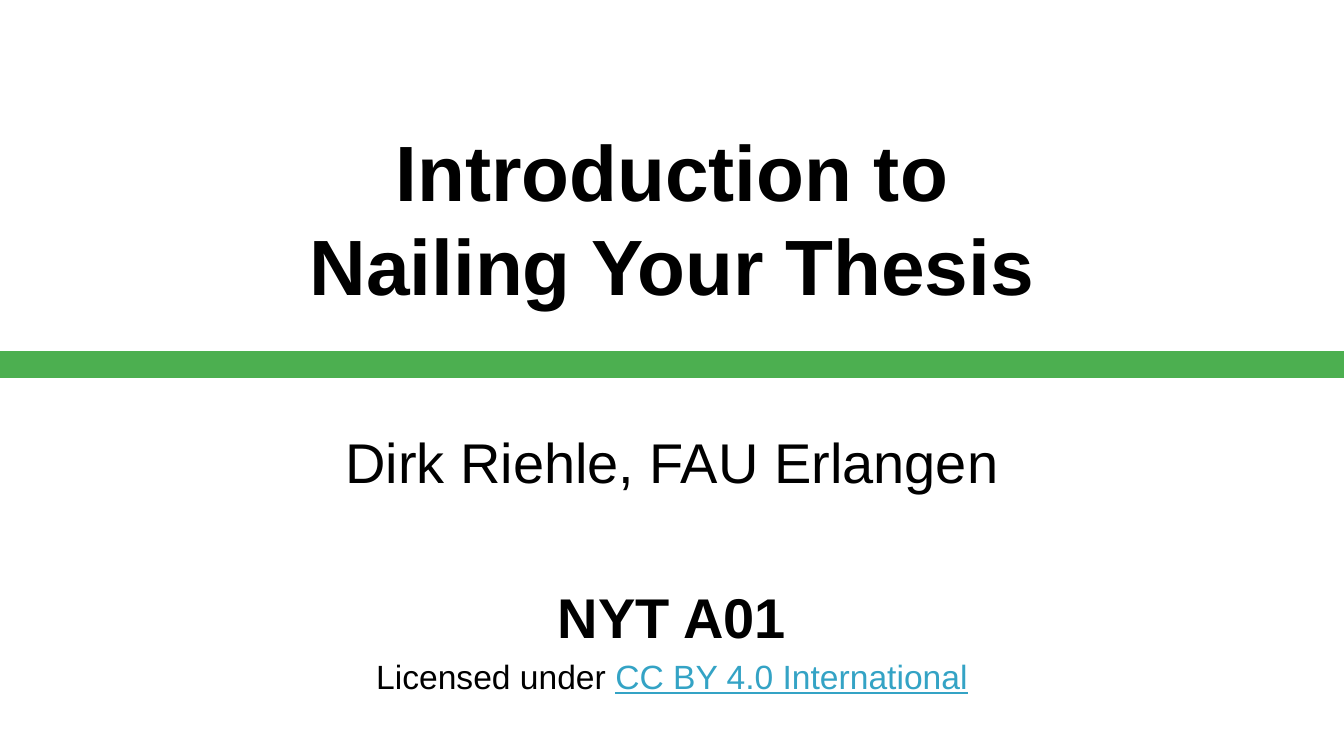
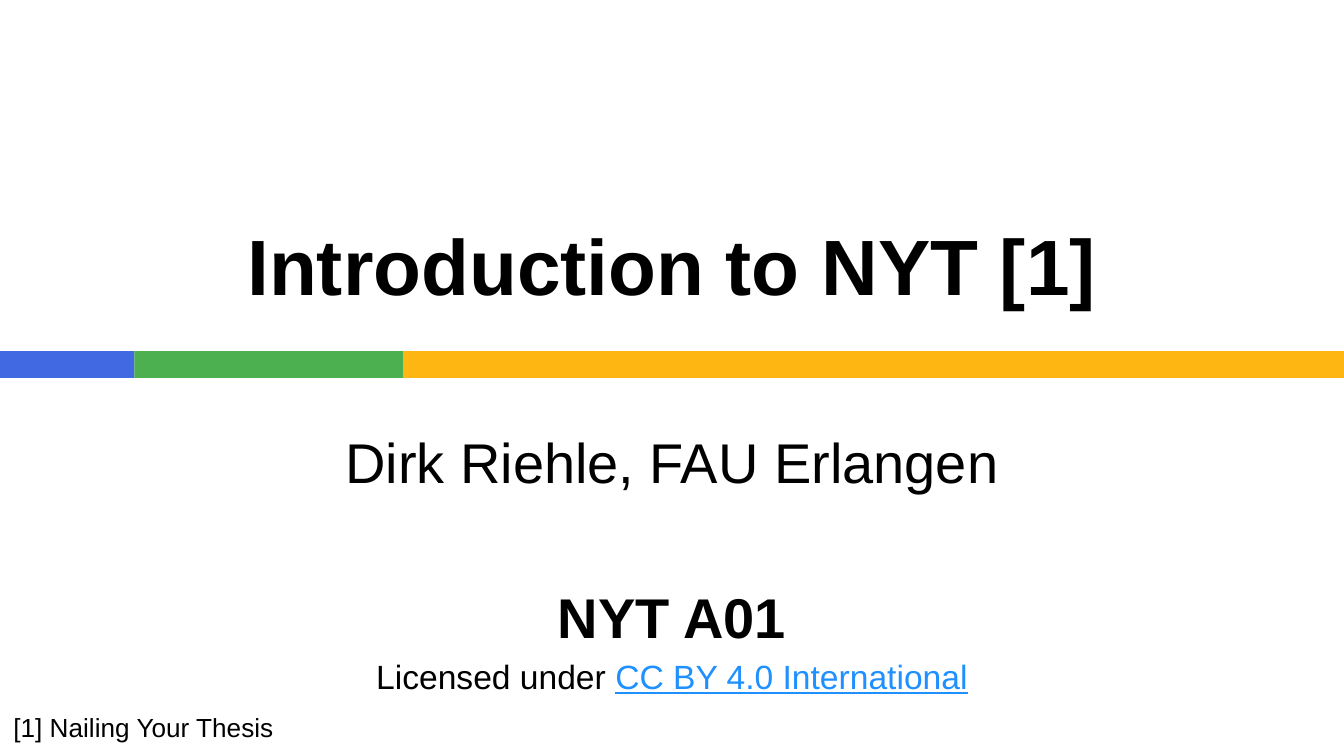
Before and after one commit to dirkriehle/nyt-course, a slide deck: slide 1 of Lecture slides/NYT A01 - Introduction.pptx. Drawn at 1344x756 pixels with LibreOffice and Linux fonts; fonts in the diff are those of the drawing. Boxes give left, top, right and bottom in pixels: in the first picture for what was removed or moved away, otherwise in the second. Text is boxed around its words. In the diff, an @@ line names an element or a change of style, - is before the commit and + after.

```diff
--- a/Lecture slides/NYT A01 - Introduction.pptx
+++ b/Lecture slides/NYT A01 - Introduction.pptx
@@ title at (247,238,1096,310): text changed @@
-Introduction to
-Nailing Your Thesis
+Introduction to NYT [1]
@@ rectangle added at (0,351,134,378), fill #4169E1 @@
@@ rectangle added at (134,351,403,378), fill #4CAF50 @@
@@ rectangle: place and size @@
-rectangle at (0,351,1344,378)
+rectangle at (403,351,1344,378)
@@ rectangle at (403,351,1344,378): fill #4CAF50 to #FEB612 @@
@@ subtitle at (376,664,968,694): text colour #34A3C5 to #1E90FF in "CC BY 4.0 International" @@
@@ text added at (13,718,273,743), 14 pt, text #000000 @@
+[1] Nailing Your Thesis
```
Also in this commit, not shown: 20 other slides changed, 2 slides added, 3 slides removed, 3 other files.
